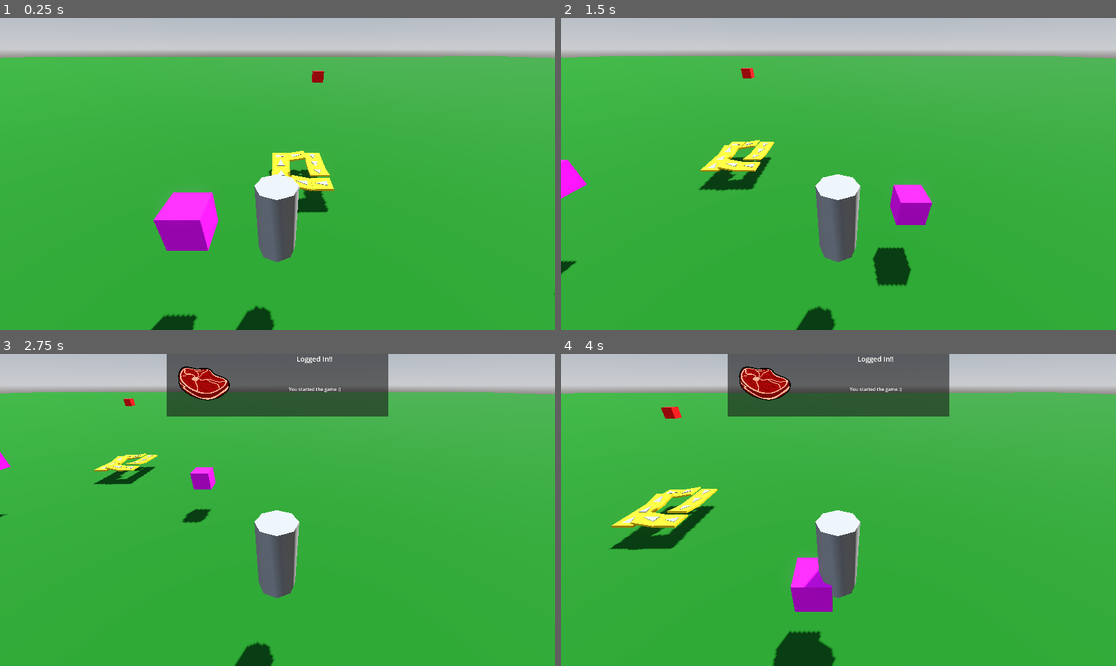
Above: before the commit, frames 1-4 (two rows, left to right).
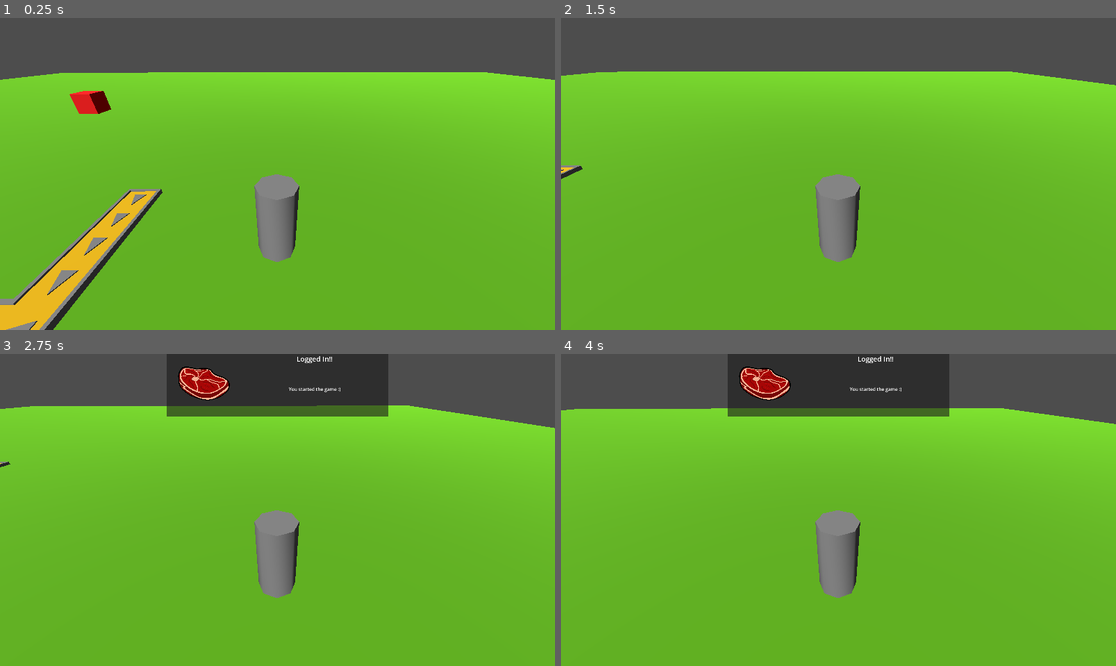
Above: after the commit, the same moments.

Repository: DallasHuff/gwj-89
Game: Godot game, scene res://levels/conveyor_test.tscn
Two runs of this game, one before a commit and one after it. Both use one fixed random seed, a clock stepped at 60 frames per second and the inputs below. Before the commit the project starts from res://levels/dallas_test_level.tscn.
Inputs:
- Up to frame 1 (0.25 s): no input
- Up to frame 2 (1.5 s): tap Enter at 0.5 s; hold D (right) 0.53-1.28 s; hold S (down) from 1.28 s (still down)
- Up to frame 3 (2.75 s): release S (down) at 2.03 s; hold D (right) from 2.03 s (still down)
- Up to frame 4 (4 s): release D (right) at 2.78 s; hold W (up) 2.78-3.53 s; hold A (left) from 3.53 s (still down)

The runs differ from the first frame. In frame 1, 100% of the frame differs, in the area x 0-100%, y 0-100%; in frame 2, 100%; in frame 3, 98%; in frame 4, 98%.

Commit message:
set up conveyor bumpers

Diff:
--- a/entities/conveyor/straight_conveyor.gd
+++ b/entities/conveyor/straight_conveyor.gd
@@ -1,8 +1,30 @@
+@tool
 class_name StraightConveyor
-extends StaticBody3D
+extends Node3D
 
 @export var conveyor_speed := 1.5
 
+@export var enable_left_bumper := true
+@export var enable_right_bumper := true
+@export var enable_rear_bumper := false
+
+@onready var belt_mover := %BeltMover
+
+@onready var bumper_left := %BumperLeft
+@onready var bumper_right := %BumperRight
+@onready var bumper_rear := %BumperRear
+
 func _ready() -> void:
 	var new_vel := global_transform.basis.z * conveyor_speed
-	set_constant_linear_velocity(new_vel)
+	belt_mover.set_constant_linear_velocity(new_vel)
+
+	if not enable_left_bumper:
+		bumper_left.free()
+
+	if not enable_right_bumper:
+		bumper_right.free()
+
+	if not enable_rear_bumper:
+		bumper_rear.free()
+	else:
+		bumper_rear.visible = true
--- a/entities/conveyor/straight_conveyor.tscn
+++ b/entities/conveyor/straight_conveyor.tscn
@@ -6,20 +6,63 @@
 albedo_color = Color(1, 0.78300005, 0.06999999, 1)
 
 [sub_resource type="BoxShape3D" id="BoxShape3D_n54wd"]
-size = Vector3(1, 0.1, 0.91503906)
+size = Vector3(1, 0.1, 1)
 
-[node name="StraightConveyor" type="StaticBody3D" unique_id=263868903]
+[sub_resource type="BoxShape3D" id="BoxShape3D_7eqht"]
+size = Vector3(0.1, 0.2, 1)
+
+[sub_resource type="BoxShape3D" id="BoxShape3D_n1slu"]
+size = Vector3(0.1, 0.2, 1)
+
+[sub_resource type="BoxShape3D" id="BoxShape3D_q1i14"]
+size = Vector3(1.2, 0.2, 0.1)
+
+[node name="StraightConveyor" type="Node3D" unique_id=606666062]
 script = ExtResource("1_7eqht")
 
 [node name="CSGBox3D" type="CSGBox3D" parent="." unique_id=1448096115]
 size = Vector3(1, 0.1, 1)
 material = SubResource("StandardMaterial3D_n54wd")
 
-[node name="CollisionShape3D" type="CollisionShape3D" parent="." unique_id=354356967]
-transform = Transform3D(1, 0, 0, 0, 1, 0, 0, 0, 1, 0, 0, 0.09692383)
-shape = SubResource("BoxShape3D_n54wd")
-
 [node name="Arrow" type="CSGPolygon3D" parent="." unique_id=1167550922]
 transform = Transform3D(-4.371139e-08, -1, 4.371139e-08, 0, -4.371139e-08, -1, 1, -4.371139e-08, 1.9106855e-15, 0.5971172, -0.045252264, -0.67797714)
 polygon = PackedVector2Array(0.4, 0.4, 0.4, 0.8, 0.97884727, 0.5985436)
 depth = 0.12
+
+[node name="BeltMover" type="StaticBody3D" parent="." unique_id=2116407018]
+unique_name_in_owner = true
+
+[node name="CollisionShape3D" type="CollisionShape3D" parent="BeltMover" unique_id=354356967]
+transform = Transform3D(1, 0, 0, 0, 0.9993908, 0.03489949, 0, -0.03489949, 0.9993908, 0, 0.01, 0)
+shape = SubResource("BoxShape3D_n54wd")
+
+[node name="BumperLeft" type="CSGBox3D" parent="." unique_id=218291954]
+unique_name_in_owner = true
+transform = Transform3D(1, 0, 0, 0, 1, 0, 0, 0, 1, -0.55, 0, 0)
+size = Vector3(0.1, 0.2, 1)
+
+[node name="StaticBody3D" type="StaticBody3D" parent="BumperLeft" unique_id=347671735]
+
+[node name="CollisionShape3D" type="CollisionShape3D" parent="BumperLeft/StaticBody3D" unique_id=769083467]
+shape = SubResource("BoxShape3D_7eqht")
+
+[node name="BumperRight" type="CSGBox3D" parent="." unique_id=989052050]
+unique_name_in_owner = true
+transform = Transform3D(1, 0, 0, 0, 1, 0, 0, 0, 1, 0.55, 0, 0)
+size = Vector3(0.1, 0.2, 1)
+
+[node name="StaticBody3D" type="StaticBody3D" parent="BumperRight" unique_id=323769172]
+
+[node name="CollisionShape3D" type="CollisionShape3D" parent="BumperRight/StaticBody3D" unique_id=2032328365]
+shape = SubResource("BoxShape3D_n1slu")
+
+[node name="BumperRear" type="CSGBox3D" parent="." unique_id=254482814]
+unique_name_in_owner = true
+transform = Transform3D(1, 0, 0, 0, 1, 0, 0, 0, 1, 0, 0, -0.55)
+visible = false
+size = Vector3(1.2, 0.2, 0.1)
+
+[node name="StaticBody3D" type="StaticBody3D" parent="BumperRear" unique_id=2066356704]
+
+[node name="CollisionShape3D" type="CollisionShape3D" parent="BumperRear/StaticBody3D" unique_id=1595762718]
+shape = SubResource("BoxShape3D_q1i14")
--- a/entities/spawner/spawner.gd
+++ b/entities/spawner/spawner.gd
@@ -1,7 +1,7 @@
 class_name Spawner
 extends Node3D
 
-@export var trash_scene: PackedScene
+@export var trash_scene: PackedScene = preload("res://entities/trash/trash.tscn")
 
 func _process(_delta: float) -> void:
 	if Input.is_action_just_pressed("debug1"):
--- /dev/null
+++ b/levels/conveyor_test.tscn
@@ -0,0 +1,59 @@
+[gd_scene format=3 uid="uid://c11aewuhd8ifn"]
+
+[ext_resource type="PackedScene" uid="uid://dksqsb7ouxc4c" path="res://entities/player/player.tscn" id="1_mesa8"]
+[ext_resource type="PackedScene" uid="uid://0y1s4ra8pfw" path="res://entities/conveyor/straight_conveyor.tscn" id="2_qxn8h"]
+[ext_resource type="PackedScene" uid="uid://gdv62oa7bqy0" path="res://entities/spawner/spawner.tscn" id="3_5kb2l"]
+
+[sub_resource type="Environment" id="Environment_h8bs1"]
+
+[sub_resource type="BoxShape3D" id="BoxShape3D_mesa8"]
+size = Vector3(100, 1, 100)
+
+[sub_resource type="StandardMaterial3D" id="StandardMaterial3D_qxn8h"]
+albedo_color = Color(0.40199992, 0.75, 0.0975, 1)
+
+[node name="ConveyorTest" type="Node3D" unique_id=795892070]
+
+[node name="WorldEnvironment" type="WorldEnvironment" parent="." unique_id=832076800]
+environment = SubResource("Environment_h8bs1")
+
+[node name="DirectionalLight3D" type="DirectionalLight3D" parent="." unique_id=1630608022]
+transform = Transform3D(0.9075284, 0.31033212, -0.28299496, 0, 0.67381245, 0.7389024, 0.4199907, -0.6705749, 0.61150396, 0, 3.6488056, 0)
+
+[node name="ground" type="StaticBody3D" parent="." unique_id=1775703354]
+
+[node name="CollisionShape3D" type="CollisionShape3D" parent="ground" unique_id=1633012620]
+shape = SubResource("BoxShape3D_mesa8")
+
+[node name="CSGBox3D" type="CSGBox3D" parent="ground" unique_id=34692764]
+size = Vector3(100, 1.05, 100)
+material = SubResource("StandardMaterial3D_qxn8h")
+
+[node name="Player" parent="." unique_id=461061772 instance=ExtResource("1_mesa8")]
+transform = Transform3D(1, 0, 0, 0, 1, 0, 0, 0, 1, 0, 1.6277466, 0)
+
+[node name="conveyors" type="Node3D" parent="." unique_id=2085045680]
+
+[node name="StraightConveyor" parent="conveyors" unique_id=263868903 instance=ExtResource("2_qxn8h")]
+transform = Transform3D(1, 0, 0, 0, 1, 0, 0, 0, 1, -5, 0.6, -2)
+enable_rear_bumper = true
+
+[node name="StraightConveyor2" parent="conveyors" unique_id=502503931 instance=ExtResource("2_qxn8h")]
+transform = Transform3D(1, 0, 0, 0, 1, 0, 0, 0, 1, -5, 0.6, -1)
+
+[node name="StraightConveyor3" parent="conveyors" unique_id=1717024611 instance=ExtResource("2_qxn8h")]
+transform = Transform3D(1, 0, 0, 0, 1, 0, 0, 0, 1, -5, 0.6, 0)
+
+[node name="StraightConveyor4" parent="conveyors" unique_id=858196147 instance=ExtResource("2_qxn8h")]
+transform = Transform3D(1, 0, 0, 0, 1, 0, 0, 0, 1, -5, 0.6, 1)
+
+[node name="StraightConveyor5" parent="conveyors" unique_id=606666062 instance=ExtResource("2_qxn8h")]
+transform = Transform3D(-4.371139e-08, 0, -1, 0, 1, 0, 1, 0, -4.371139e-08, -5, 0.6, 2)
+enable_left_bumper = false
+enable_rear_bumper = true
+
+[node name="StraightConveyor6" parent="conveyors" unique_id=335280754 instance=ExtResource("2_qxn8h")]
+transform = Transform3D(-4.371139e-08, 0, -1, 0, 1, 0, 1, 0, -4.371139e-08, -6, 0.6, 2)
+
+[node name="Spawner" parent="." unique_id=359273142 instance=ExtResource("3_5kb2l")]
+transform = Transform3D(1, 0, 0, 0, 1, 0, 0, 0, 1, -5, 4, -2)
--- a/project.godot
+++ b/project.godot
@@ -11,7 +11,7 @@
 [application]
 
 config/name="Godot Wild Jam 89"
-run/main_scene="uid://dywkfuk4q41q4"
+run/main_scene="uid://c11aewuhd8ifn"
 config/features=PackedStringArray("4.6", "Forward Plus")
 config/icon="res://icon.svg"
 
